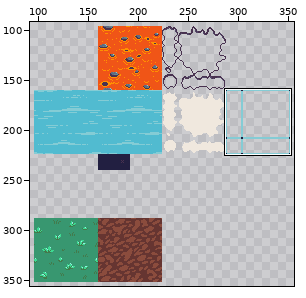
Edited in one commit: pixel-art file (android/assets/ase/biome_gen.ase). The first picture is a wide view before the edit; the outline marks the close-up.
Close-up. Before:
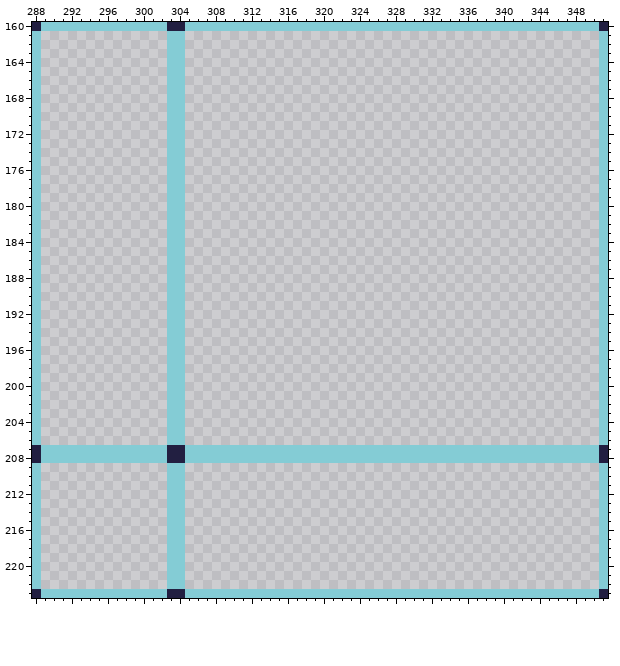
512x512 pixels, 1 frame. Shown: x 288..351, y 160..223. The wide view leaves out empty margins. The commit also changed other parts of the picture, which this record leaves out.
New version:
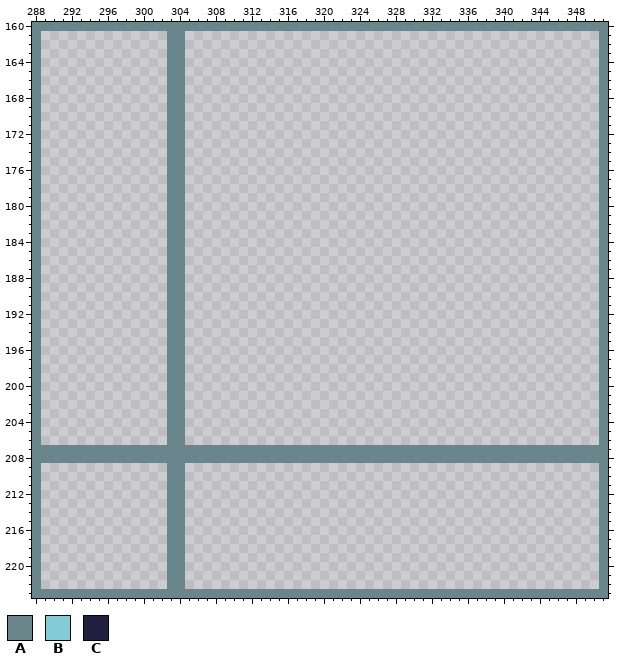
Palette (. is transparent): A #69868d  B #84ccd5  C #221f41
What changed:
Colour B gives way to colour A in row 160 at x 289 to 302 and 305 to 350; in rows 161 to 206 at x 288, 303 to 304 and 351; in rows 207 to 208 at x 289 to 302 and 305 to 350; in rows 209 to 222 at x 288, 303 to 304 and 351; in row 223 at x 289 to 302 and 305 to 350.
Colour C gives way to colour A in row 160 at x 288, 303 to 304 and 351; in rows 207 to 208 at x 288, 303 to 304 and 351; in row 223 at x 288, 303 to 304 and 351.
Where, in picture pixels (left, top, right, bottom), the same in both close-ups:
changed: (32, 22, 608, 598)
